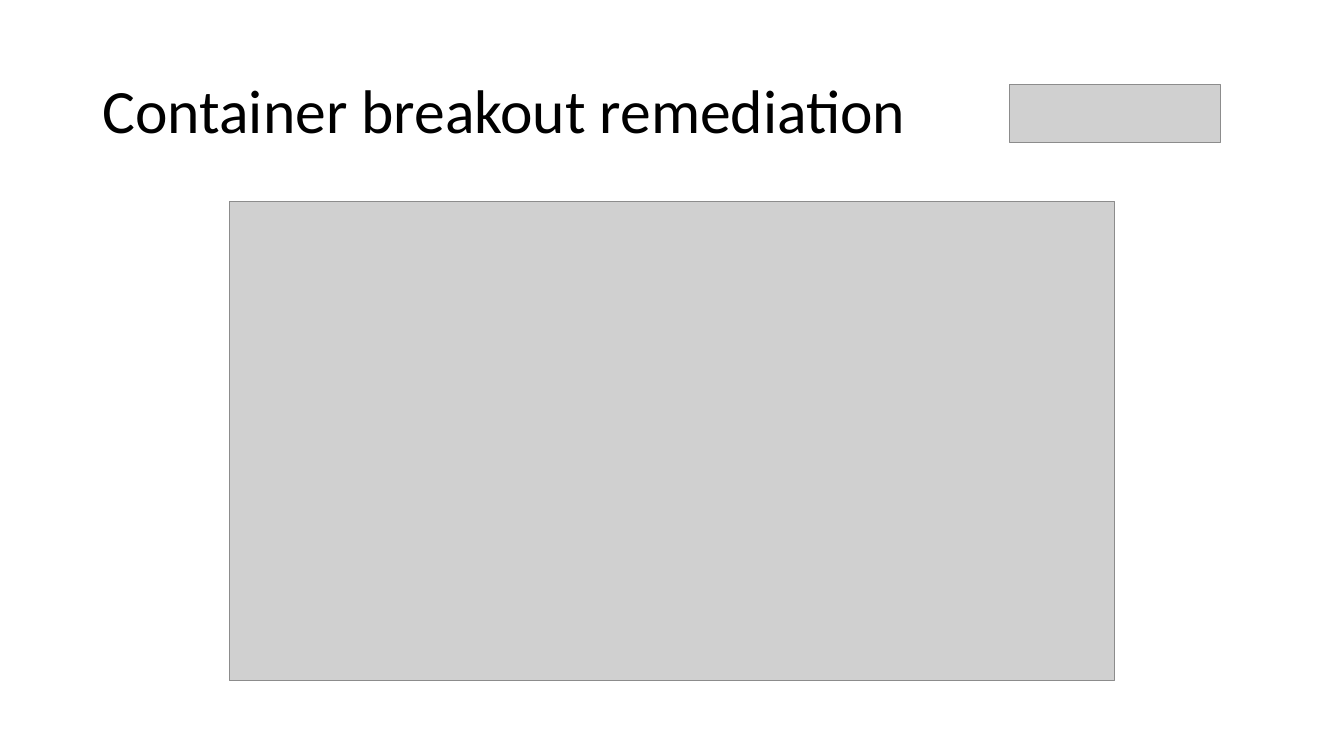
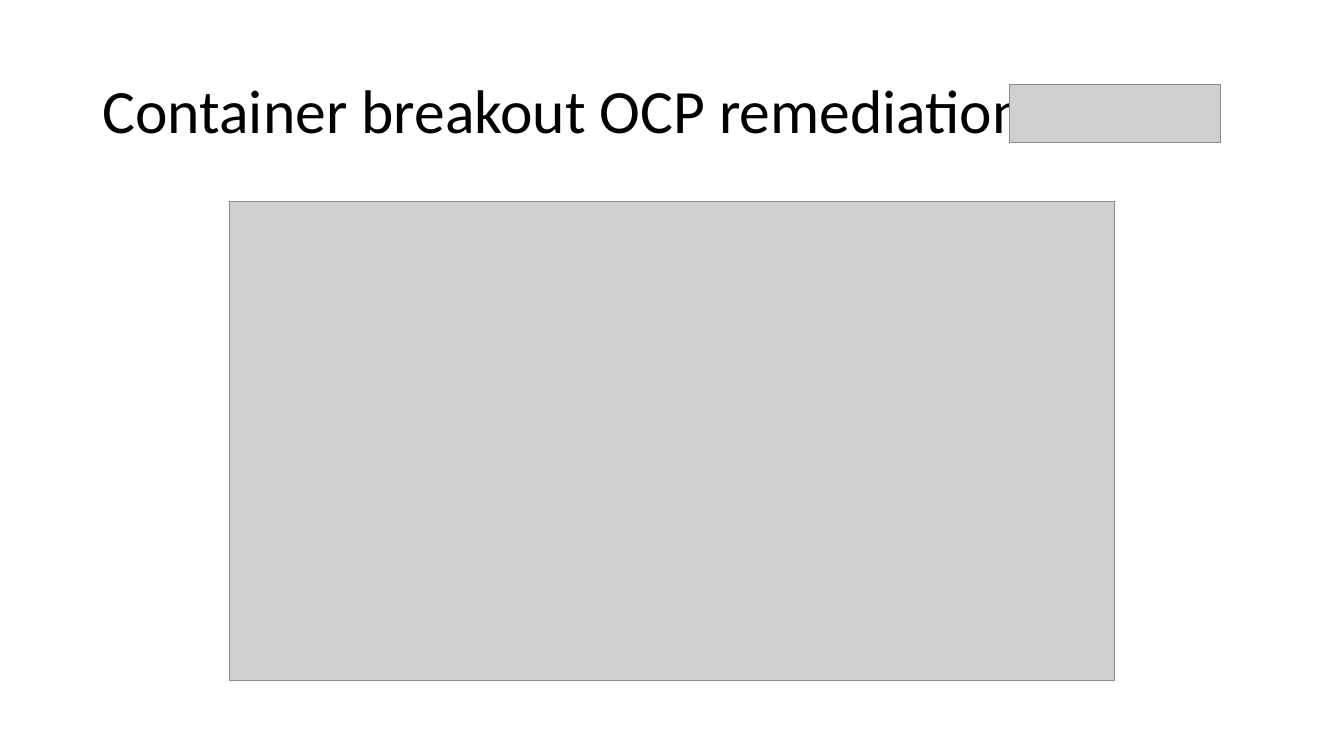
Before and after one commit to gramsimamsi/bachelorThesis, a slide deck: slide 8 of Screenshots.pptx (slide 9 before the commit). Drawn at 1344x756 pixels with LibreOffice and Linux fonts; fonts in the diff are those of the drawing; grey boxes stand for pictures. Boxes give left, top, right and bottom in pixels: in the first picture for what was removed or moved away, otherwise in the second. Text is boxed around its words. In the diff, an @@ line names an element or a change of style, - is before the commit and + after.

```diff
--- a/Screenshots.pptx
+++ b/Screenshots.pptx
@@ title at <box>102,84,1025,143</box>: text changed @@
-Container breakout remediation
+Container breakout OCP remediation
```
Also in this commit, not shown: 14 other slides changed, 28 slides added, 1 slide removed, 1 other file.
